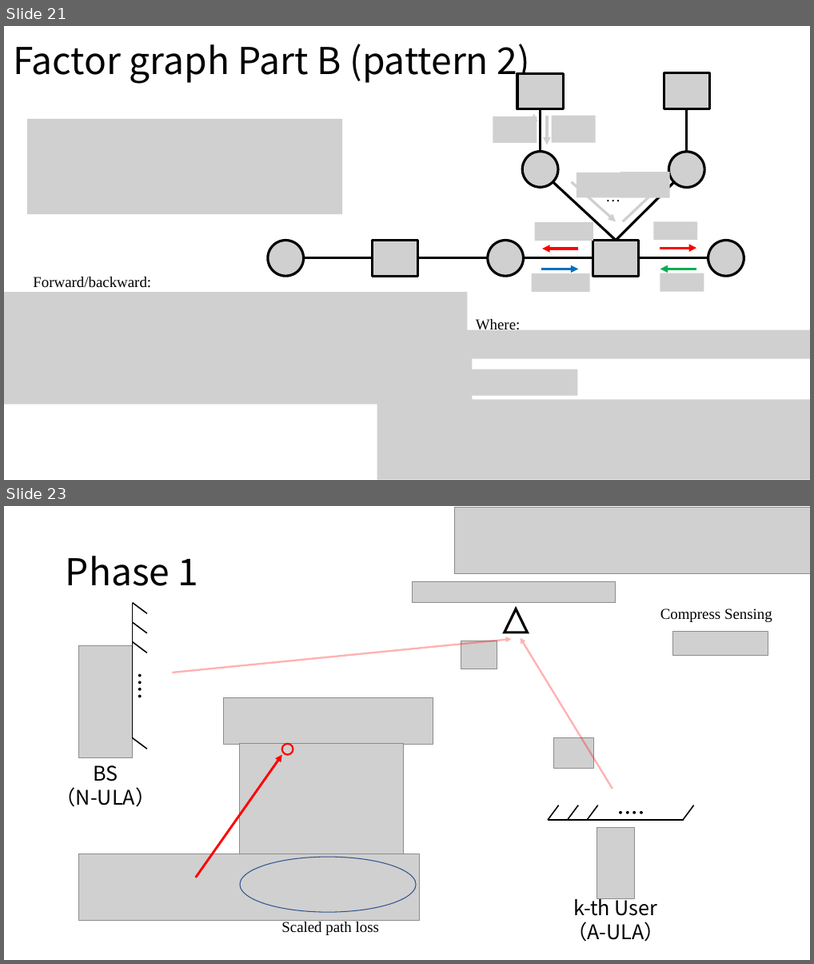
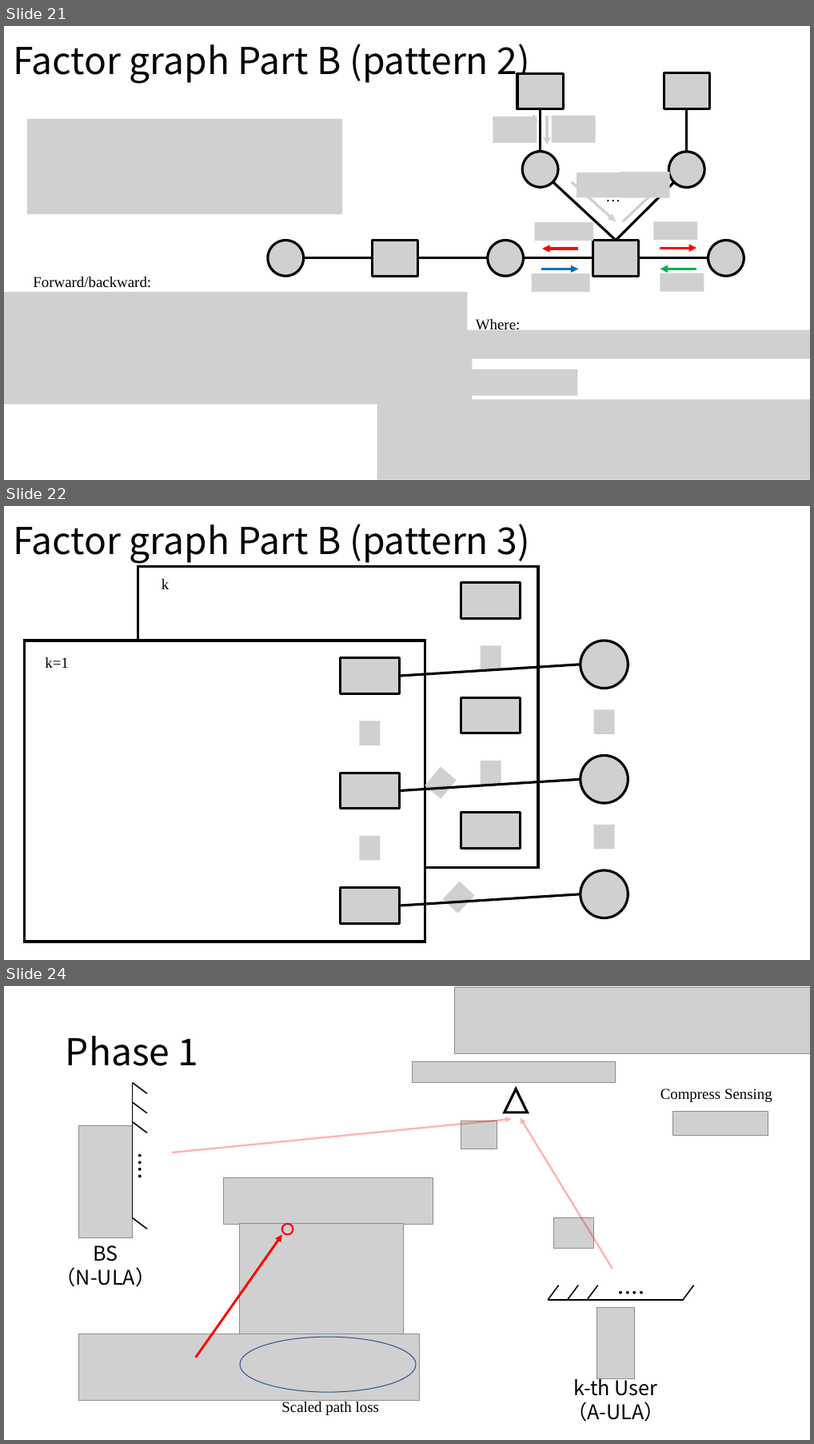
Before and after one commit to Brook1711/RIS-Angular-Domain, a slide deck: doc/RIS-angular-domain组会汇报.pptx. Shown one above the other, each under a label of ours: slides 21 and 23 before the commit, slides 21, 22 and 24 after it; the slides between them are not shown. The pictures are 814x964 and 814x1444 pixels, drawn with LibreOffice and Linux fonts; fonts in the diff are those of the drawing; grey boxes stand for pictures. Boxes give left, top, right and bottom in pixels: in the first picture for what was removed or moved away, otherwise in the second. Text is boxed around its words. In the diff, an @@ line names an element or a change of style, - is before the commit and + after.

```diff
--- a/doc/RIS-angular-domain组会汇报.pptx
+++ b/doc/RIS-angular-domain组会汇报.pptx
@@ slide 22 added at (x1=4, y1=506, x2=810, y2=960), background #FFFFFF @@
@@ text added at (x1=13, y1=524, x2=530, y2=564), 44 pt, text #000000 @@
+Factor graph Part B (pattern 3)
@@ rectangle added at (x1=138, y1=567, x2=538, y2=867), outline #000000 3 pt @@
@@ text added at (x1=162, y1=579, x2=169, y2=589), 18 pt, text #000000 @@
+k
@@ rectangle added at (x1=25, y1=640, x2=425, y2=941), fill #FFFFFF, outline #000000 3 pt @@
@@ text added at (x1=45, y1=657, x2=69, y2=668), 18 pt, text #000000 @@
+k=1
@@ line added from (400, 676) to (581, 664), #000000 3 pt @@
@@ picture added at (x1=425, y1=767, x2=457, y2=798) @@
@@ group added at (x1=462, y1=583, x2=521, y2=848): 5 pictures @@
@@ line added from (400, 790) to (581, 779), #000000 3 pt @@
@@ group added at (x1=340, y1=658, x2=400, y2=924): 5 pictures @@
@@ group added at (x1=581, y1=640, x2=629, y2=918): 5 pictures @@
@@ picture added at (x1=443, y1=881, x2=474, y2=912) @@
@@ line added from (400, 905) to (581, 894), #000000 3 pt @@
@@ what was slide 23 is now slide 24 @@
```
